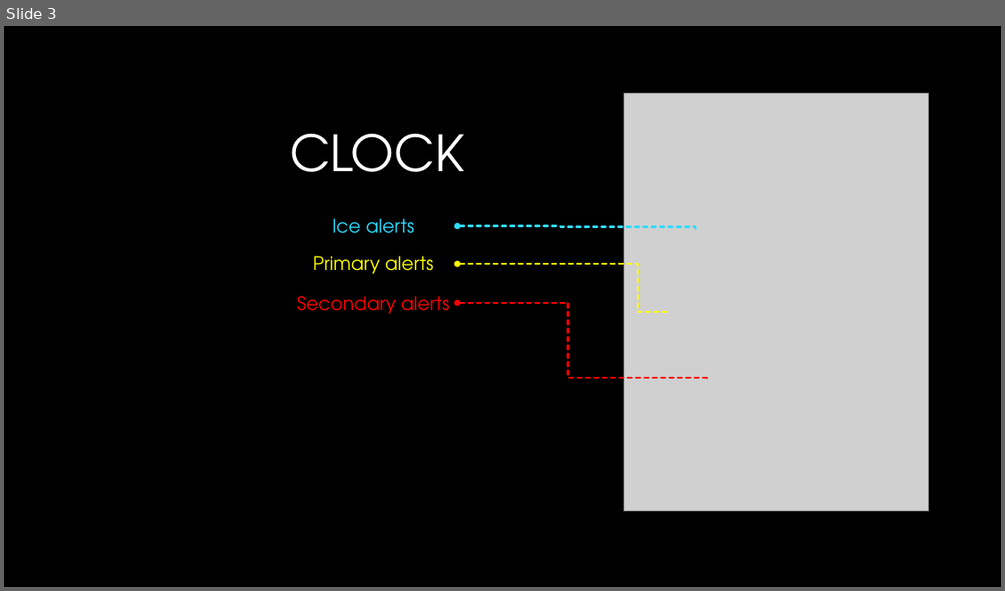
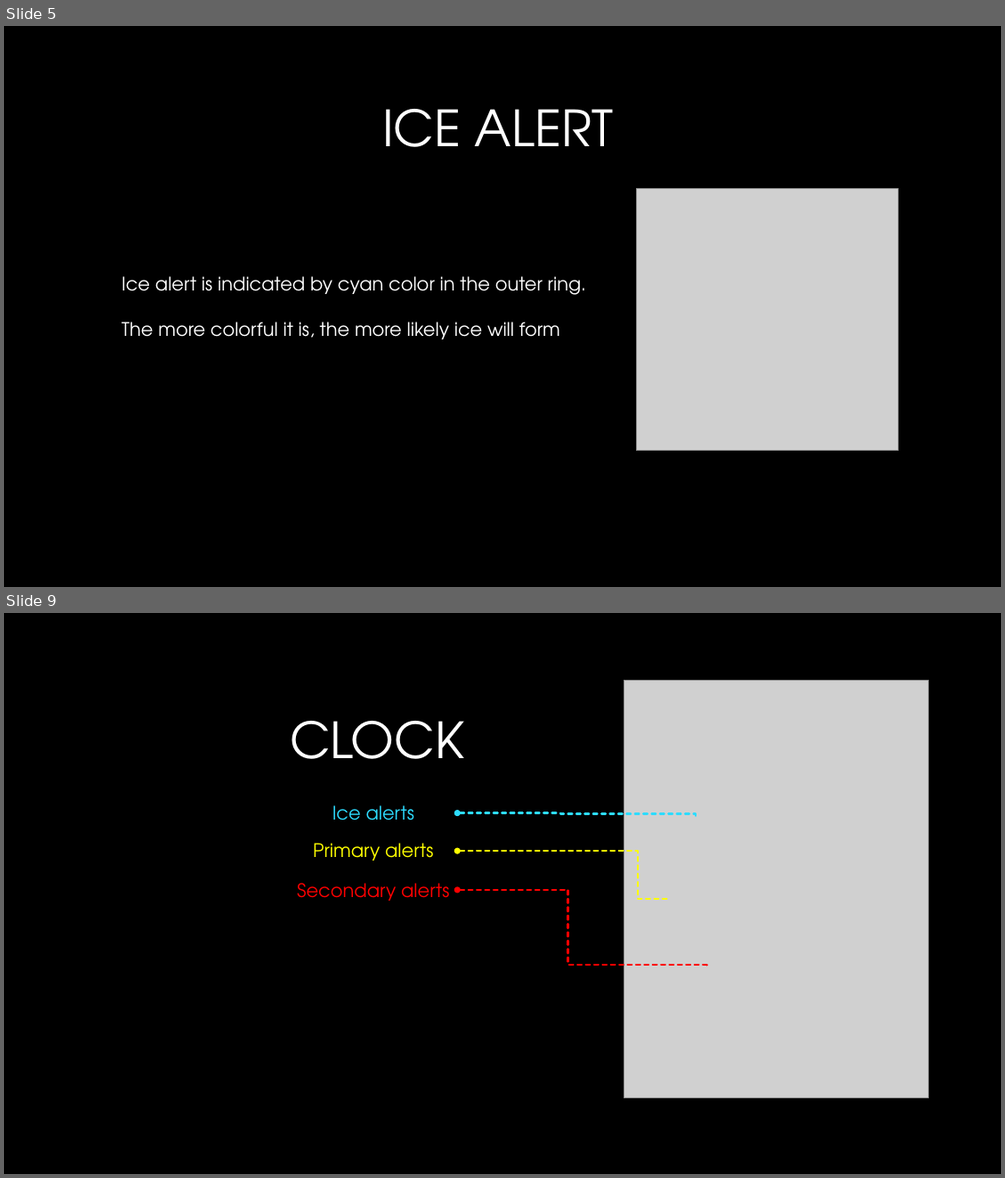
Before and after one commit to alessandroame/FitBit-WeatherNerd-Watchface, a slide deck: WeatherNerd - User manual.pptx. Shown one above the other, each under a label of ours: slide 3 before the commit, slides 5 and 9 after it; the slides between them are not shown. The pictures are 1005x591 and 1005x1178 pixels, drawn with LibreOffice and Linux fonts; fonts in the diff are those of the drawing; grey boxes stand for pictures; background and template pictures are left out. Boxes give left, top, right and bottom in pixels: in the first picture for what was removed or moved away, otherwise in the second. Text is boxed around its words. In the diff, an @@ line names an element or a change of style, - is before the commit and + after.

```diff
--- a/WeatherNerd - User manual.pptx
+++ b/WeatherNerd - User manual.pptx
@@ slide 5 added at <box>4,26,1001,587</box>, background picture (left out) @@
@@ title added at <box>382,109,613,147</box>, 48 pt, text gradient #FFFFFF to #A6A6A6 @@
+ICE ALERT
@@ picture added at <box>637,189,898,451</box> @@
@@ text added at <box>121,276,586,339</box>, 18 pt, text #FFFFFF @@
+Ice alert is indicated by cyan color in the outer ring.
+The more colorful it is, the more likely ice will form
@@ what was slide 3 is now slide 9 @@
```
Also in this commit, not shown: 2 slides changed, 5 other slides added, 1 slide removed.
